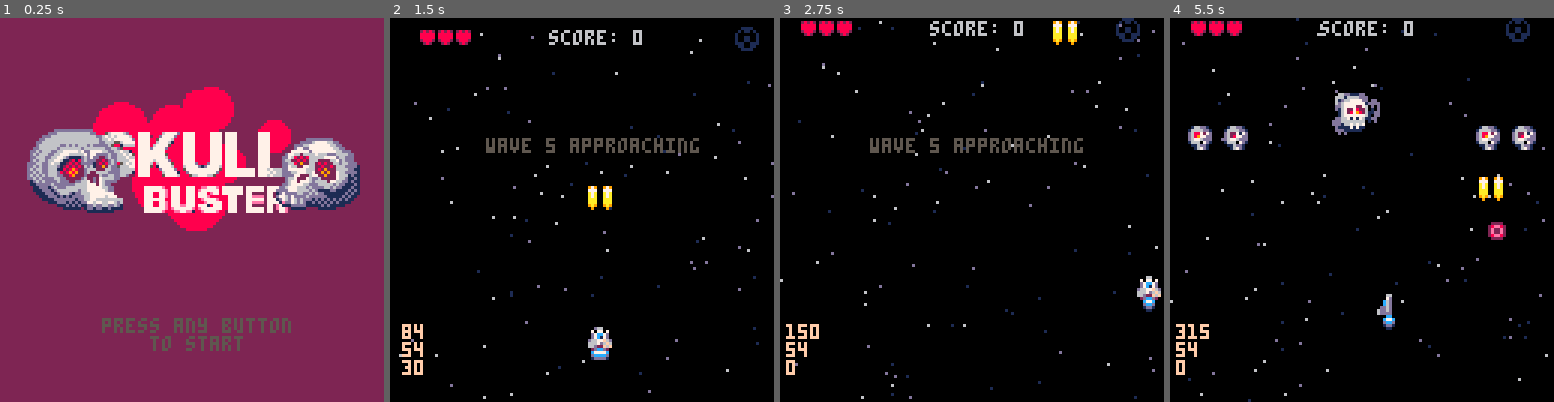
Above: before the commit, frames 1-4 (left to right).
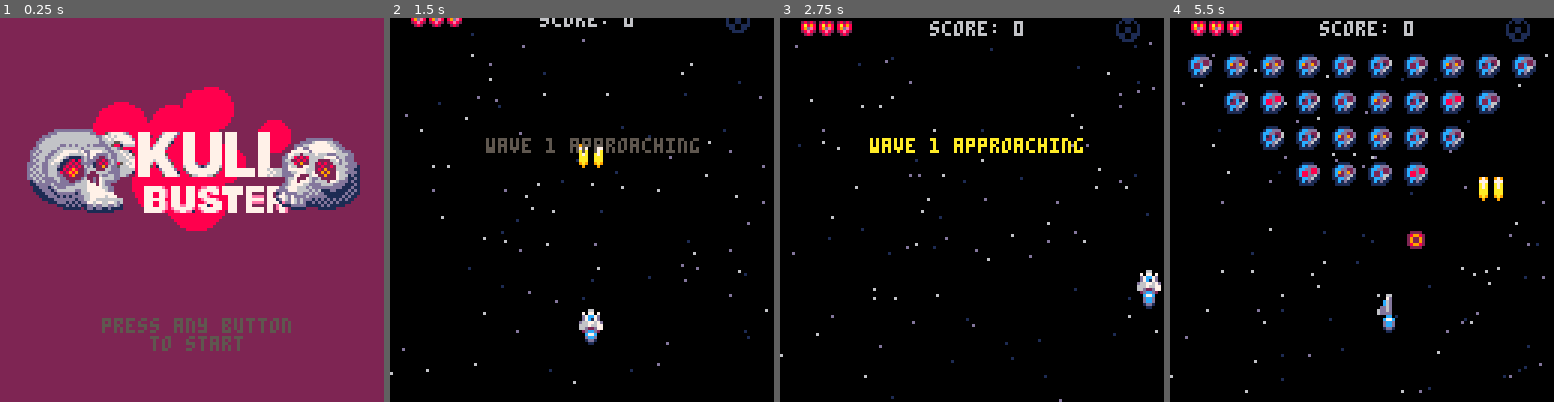
Above: after the commit, the same moments.

Repository: jimmac/pico-shed
Game: PICO-8 cartridge shmup.p8
Same seed, same stepped clock (60 frames per second), same inputs: the game is played once before the commit and once after it.
Inputs:
- Up to frame 1 (0.25 s): no input
- Up to frame 2 (1.5 s): tap X (X key) at 0.33, 1.07 s; tap O (Z key) at 0.7 s
- Up to frame 3 (2.75 s): hold Right 1.6-2.1 s; tap O (Z key) at 1.7, 2.1, 2.5 s; tap X (X key) at 1.85 s; hold Up 2.15-2.42 s; hold Right from 2.47 s (still down)
- Up to frame 4 (5.5 s): tap O (Z key) every 0.4 s from 2.9 to 5.3 s; tap X (X key) at 2.97, 4.08, 5.2 s; release Right at 3.03 s; hold Left 3.08-3.58 s; hold Down 3.63-3.97 s; hold Right 4.02-4.68 s; hold Up 4.73-5.03 s; hold Left from 5.08 s (still down)

The runs differ from the first frame. In frame 1, less than 0.1% of the frame differs, in the area x 15-90%, y 42-47%; in frame 2, 4.2%; in frame 3, 3.4%; in frame 4, 13%, in the area x 0-99%, y 0-100%.

Commit message:
fine tune sprites

Diff:
--- a/shmup.p8
+++ b/shmup.p8
@@ -31,7 +31,7 @@
 	music(0)
 	lockout=0
 	t=0
-	debug=true
+	debug=false
 end
 
 function _update60 ()
@@ -75,7 +75,7 @@
 	mode="wavetext"
 	flash=0
 	firet=0
-	wave=4
+	wave=0
 	lastwave=6
 	nextwave()
 	wavet=160
Not shown, changed: 24 lines of the sprite sheet (__gfx__) section of shmup.p8
